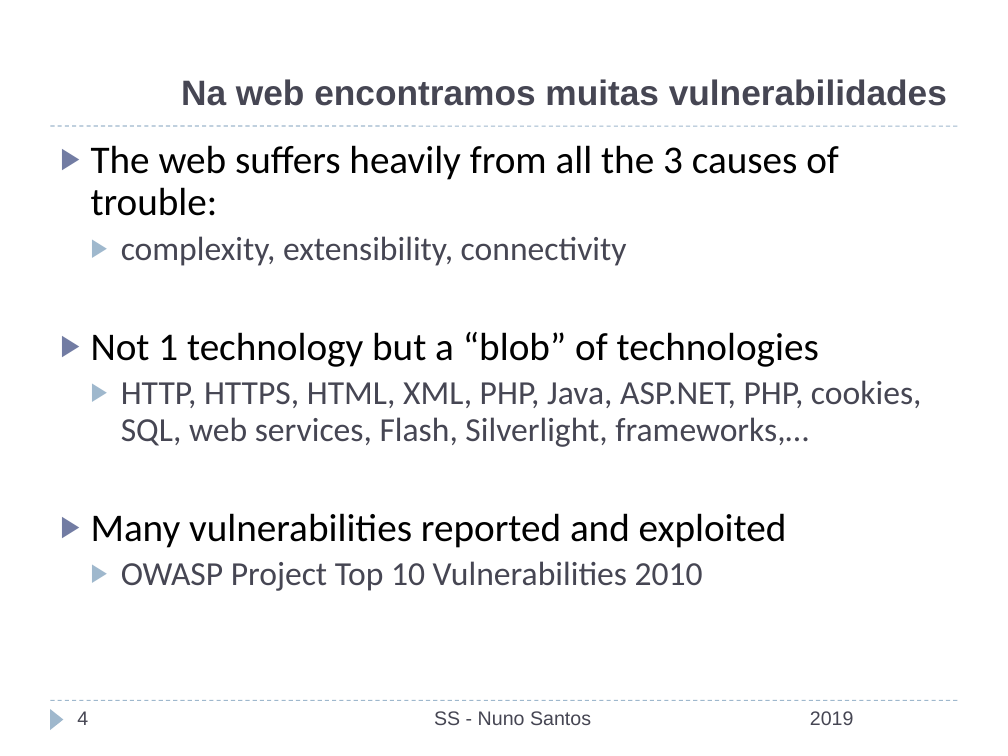
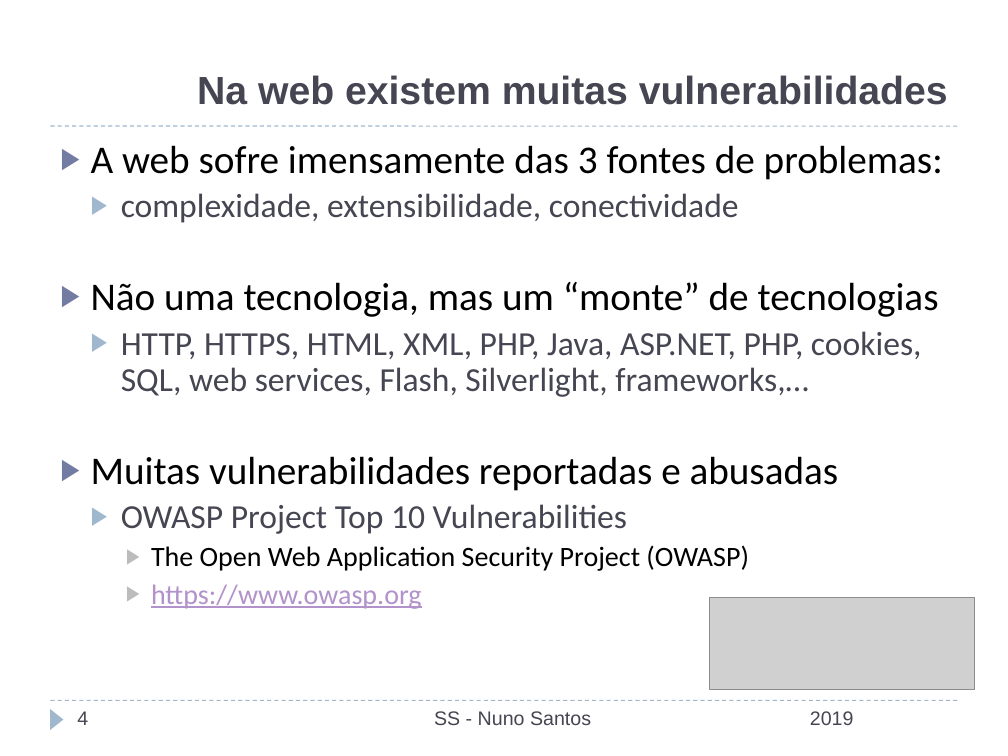
Before and after one commit to nuno-santos/acite2019, a slide deck: slide 4 of teoricas/acite2019-05-web_bd.pptx. Drawn at 1008x756 pixels with LibreOffice and Linux fonts; fonts in the diff are those of the drawing; grey boxes stand for pictures; background and template pictures are left out. Boxes give left, top, right and bottom in pixels: in the first picture for what was removed or moved away, otherwise in the second. Text is boxed around its words. In the diff, an @@ line names an element or a change of style, - is before the commit and + after.

```diff
--- a/teoricas/acite2019-05-web_bd.pptx
+++ b/teoricas/acite2019-05-web_bd.pptx
@@ title at [197,75,948,105]: text changed; size 25.2 to 28 pt @@
-Na web encontramos muitas vulnerabilidades
+Na web existem muitas vulnerabilidades
@@ text at [91,145,943,317]: text changed @@
-▶ The web suffers heavily from all the 3 causes of trouble:
-  ▶ complexity, extensibility, connectivity
-▶ Not 1 technology but a “blob” of technologies
+▶ A web sofre imensamente das 3 fontes de problemas:
+  ▶ complexidade, extensibilidade, conectividade
+▶ Não uma tecnologia, mas um “monte” de tecnologias
@@ text at [91,456,839,609]: text changed; size 28 to 20 pt @@
-▶ Many vulnerabilities reported and exploited
-  ▶ OWASP Project Top 10 Vulnerabilities 2010
+▶ Muitas vulnerabilidades reportadas e abusadas
+  ▶ OWASP Project Top 10 Vulnerabilities
+    ▶ The Open Web Application Security Project (OWASP)
+    ▶ https://www.owasp.org
@@ picture added at [710,598,974,690] @@
```
Also in this commit, not shown: 14 other slides changed, 1 other file.
